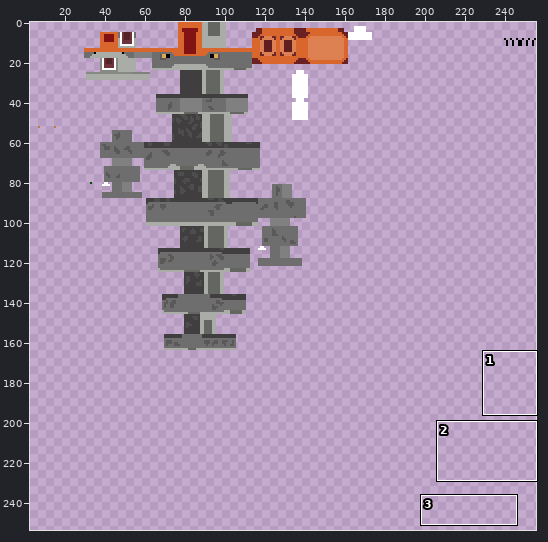
One commit to this sprite sheet: resources/textures/entity/triceratops/triceratops 4.png. The first picture is a wide view before the edit; the outline marks the close-up.
Close-up. Before:
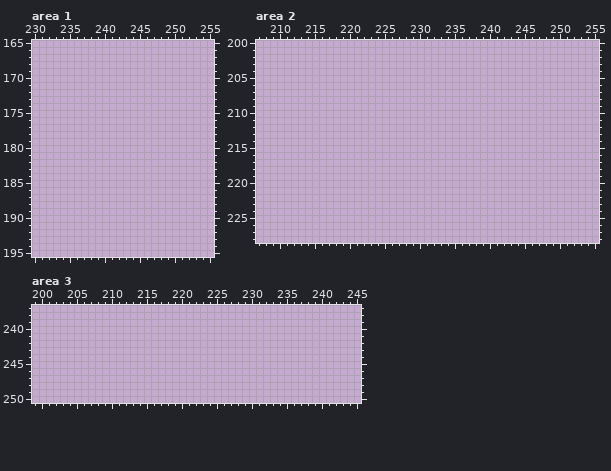
The file is 256x256 pixels. Colours within 5 levels of each other are drawn and written as one. Shown: area 1: x 230..255, y 165..195; area 2: x 207..255, y 200..228; area 3: x 199..245, y 237..250. The wide view leaves out empty margins. The commit also changed other parts of the picture, which this record leaves out.
Once edited:
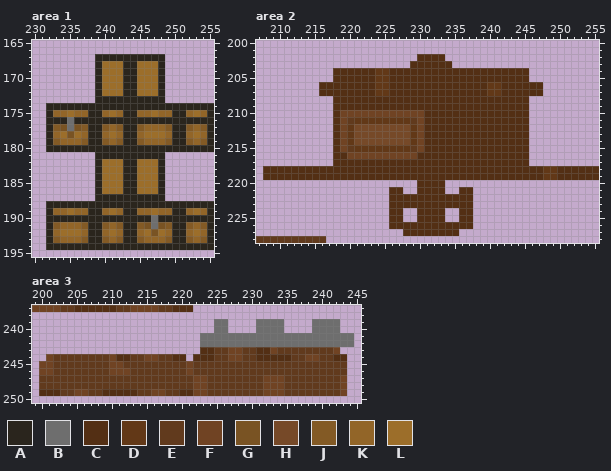
Palette (. is transparent): A #2a251d  B #6e6e6e  C #532f14  D #623817  E #613a1d  F #704323  G #795323  H #764928  J #835a25  K #926528  L #9c6e2a
Difference:
--- area 1
@@ x 230..255 @@
 166 ..........................
-167 ..........................
-168 ..........................
-169 ..........................
-170 ..........................
-171 ..........................
-172 ..........................
-173 ..........................
-174 ..........................
-175 ..........................
-176 ..........................
-177 ..........................
-178 ..........................
-179 ..........................
-180 ..........................
-181 ..........................
-182 ..........................
-183 ..........................
-184 ..........................
-185 ..........................
-186 ..........................
-187 ..........................
-188 ..........................
-189 ..........................
-190 ..........................
-191 ..........................
-192 ..........................
-193 ..........................
-194 ..........................
+167 .........AAAAAAAAAA.......
+168 .........ALLLAALLLA.......
+169 .........ALLLAALLLA.......
+170 .........ALLLAALLLA.......
+171 .........ALLLAALLLA.......
+172 .........ALLLAALLLA.......
+173 .........AAAAAAAAAA.......
+174 ..AAAAAAAAAAAAAAAAAAAAAAAA
+175 ..AKKLKKAAKLKAAKKLKKAAKLKA
+176 ..AAABAAAAAAAAAAAAAAAAAAAA
+177 ..AJGBGJAAJKJAAJKKKJAAJKJA
+178 ..AKLGLKAAKLKAAKLLLKAAKLKA
+179 ..AJKKKJAAJKJAAJKKKJAAJKJA
+180 ..AAAAAAAAAAAAAAAAAAAAAAAA
+181 .........AAAAAAAAAA.......
+182 .........ALLLAALLLA.......
+183 .........ALLLAALLLA.......
+184 .........ALLLAALLLA.......
+185 .........ALLLAALLLA.......
+186 .........ALLLAALLLA.......
+187 .........AAAAAAAAAA.......
+188 ..AAAAAAAAAAAAAAAAAAAAAAAA
+189 ..AKKLKKAAKLKAAKKLKKAAKLKA
+190 ..AAAAAAAAAAAAAAABAAAAAAAA
+191 ..AJKKKJAAJKJAAJGBGJAAJKJA
+192 ..AKLLLKAAKLKAAKLGLKAAKLKA
+193 ..AJKKKJAAJKJAAJKKKJAAJKJA
+194 ..AAAAAAAAAAAAAAAAAAAAAAAA
 195 ..........................
--- area 2
@@ x 207..255 @@
 201 .................................................
-202 .................................................
-203 .................................................
-204 .................................................
-205 .................................................
-206 .................................................
-207 .................................................
-208 .................................................
-209 .................................................
-210 .................................................
-211 .................................................
-212 .................................................
-213 .................................................
-214 .................................................
-215 .................................................
-216 .................................................
-217 .................................................
-218 .................................................
-219 .................................................
-220 .................................................
-221 .................................................
-222 .................................................
-223 .................................................
-224 .................................................
-225 .................................................
-226 .................................................
-227 .................................................
-228 .................................................
+202 .......................CCCC......................
+203 ......................CCCCCC.....................
+204 ...........CCCCCCDDCCCCCCCCCCCCCCCCCCCC..........
+205 ...........CCCCCCDDCCCCCCCCCCCCCCCCCCCC..........
+206 .........CCCCCCCCDDCCCCCCCCCCCCCCDDCCCCCC........
+207 .........CCCCCCCCDDCCCCCCCCCCCCCCDDCCCCCC........
+208 ...........CCCCCCCCCCCCCCCCCCCCCCCCCCCC..........
+209 ...........CCCCCCCCCCCCCCCCCCCCCCCCCCCC..........
+210 ...........CFFFFFFFFFFFFCCCCCCCCCCCCCCC..........
+211 ...........CFEDDDDDDDDEFCCCCCCCCCCCCCCC..........
+212 ...........CFDHHHHHHHHDFCCCCCCCCCCCCCCC..........
+213 ...........CFDHHHHHHHHDFCCCCCCCCCCCCCCC..........
+214 ...........CFDHHHHHHHHDFCCCCCCCCCCCCCCC..........
+215 ...........CFEDDDDDDDDEFCCCCCCCCCCCCCCC..........
+216 ...........CCFFFFFFFFFFCCCCCCCCCCCCCCCC..........
+217 ...........CCCCCCCCCCCCCCCCCCCCCCCCCCCC..........
+218 .CCCCCCCCCCCCCCCCCCCCCCCCCCCCCCCCCCCCCCCCDDCCCCCC
+219 .CCCCCCCCCCCCCCCCCCCCCCCCCCCCCCCCCCCCCCCCDDCCCCCC
+220 .......................CCCC......................
+221 ...................CC..CCCC..CC..................
+222 ...................CCCCCCCCCCCC..................
+223 ...................CCCCCCCCCCCC..................
+224 ...................CC..CCCC..CC..................
+225 ...................CC..CCCC..CC..................
+226 ...................CCCCCCCCCCCC..................
+227 .....................CCCCCCCC....................
+228 EEEEEEEEEE.......................................
--- area 3
@@ x 199..245 @@
-237 ...............................................
+237 FFFFEECCCCCCEEFFFFEECCC........................
 238 ...............................................
-239 ...............................................
-240 ...............................................
-241 ...............................................
-242 ...............................................
-243 ...............................................
-244 ...............................................
-245 ...............................................
-246 ...............................................
-247 ...............................................
-248 ...............................................
-249 ...............................................
+239 ..........................BB....BBBB....BBBB...
+240 ..........................BB....BBBB....BBBB...
+241 ........................BBBBBBBBBBBBBBBBBBBBBB.
+242 ........................BBBBBBBBBBBBBBBBBBBBBB.
+243 ........................CCEEFFEECCFEEEEEEEEF...
+244 ..FEEEEEEEEFCCEEFFEECC.CCCEEFFEECCCCCEEFFEECC..
+245 .FFEEEEEEEEFFEEEEEEEEEFEEEEEEEEEEEEEEEEEEEEEE..
+246 .FFEEEEEEEEFFFEEEEEEEEFEEEEEEEEEEEEEEEEEEEEEE..
+247 .EEEEEEEEEEEEEEEEEEEEEEFFEEEEEEEEFFFEEEEEEEEF..
+248 .EEEEEEEEEEEEEEEEEEEEEEFFEEEEEEEEFFFEEEEEEEEF..
+249 .CCCEEFFEECCCCCEEFFEECCFFEEEEEEEEFFFEEEEEEEEF..
 250 ...............................................
Changed places in both close-ups, as pixel boxes (x1, y1, x2, y2):
added: (46, 54, 214, 250)
added: (263, 54, 599, 236)
added: (256, 236, 326, 243)
added: (32, 305, 354, 396)
